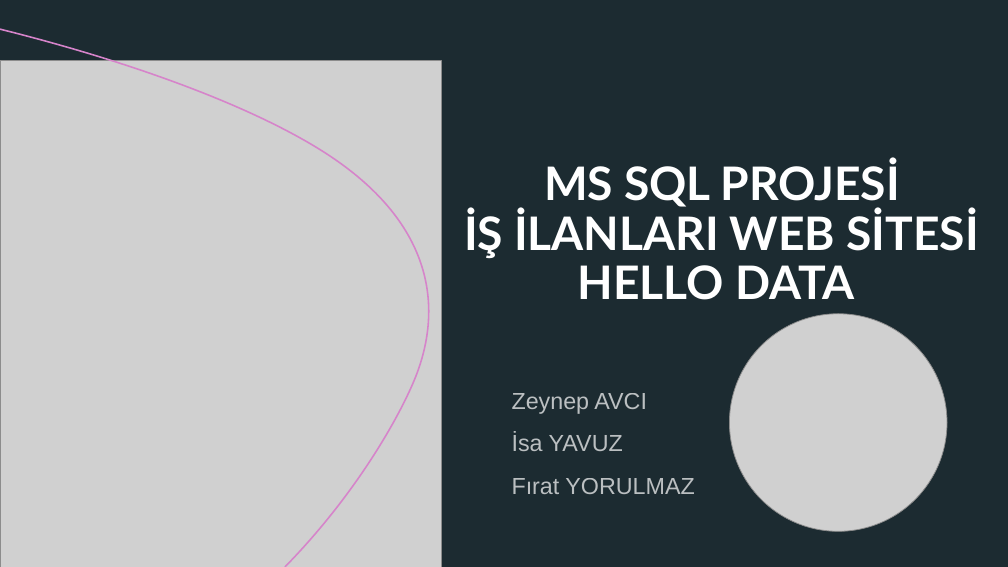
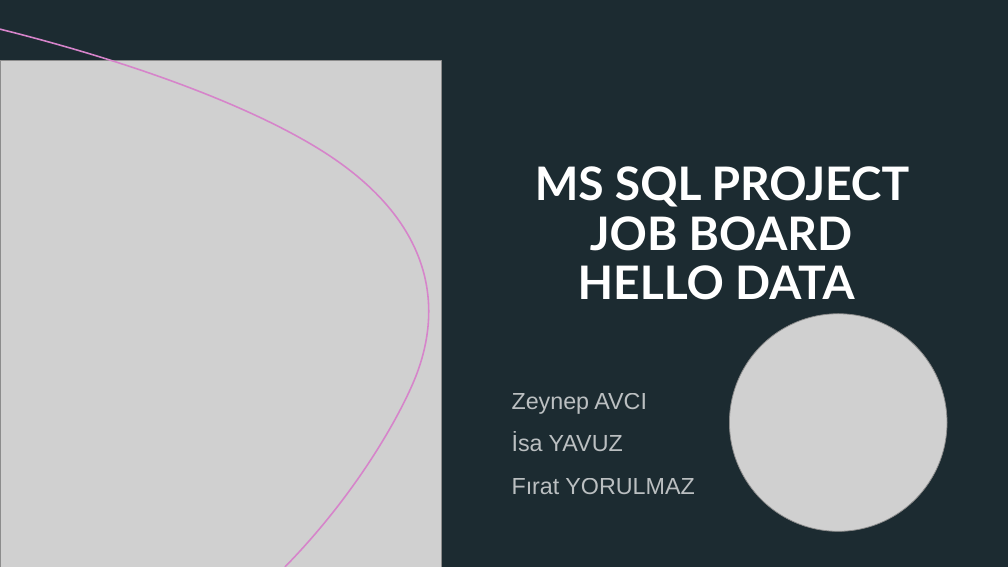
Before and after one commit to ileri-seviye-mssql-oracle-sql-bootcamp/sql-server-proje-hello-data, a slide deck: slide 1 of MS SQL PROJECT.pptx. Drawn at 1008x567 pixels with LibreOffice and Linux fonts; fonts in the diff are those of the drawing; grey boxes stand for pictures. Boxes give left, top, right and bottom in pixels: in the first picture for what was removed or moved away, otherwise in the second. Text is boxed around its words. In the diff, an @@ line names an element or a change of style, - is before the commit and + after.

```diff
--- a/MS SQL PROJECT.pptx
+++ b/MS SQL PROJECT.pptx
@@ title at box(535, 166, 910, 300): text changed @@
-MS SQL PROJESİ
-İŞ İLANLARI WEB SİTESİ
-HELLO DATA
+MS SQL PROJECT
+JOB BOARD
+HELLO DATA
```
Also in this commit, not shown: 2 other slides changed.
